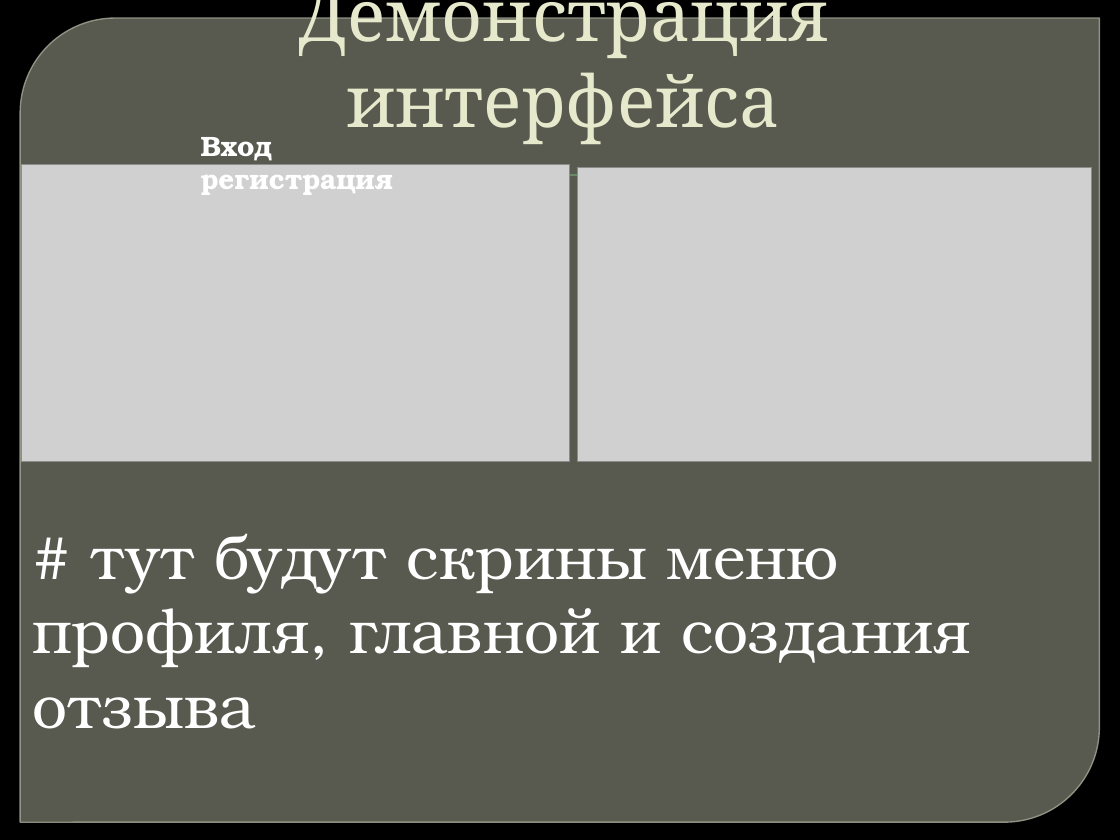
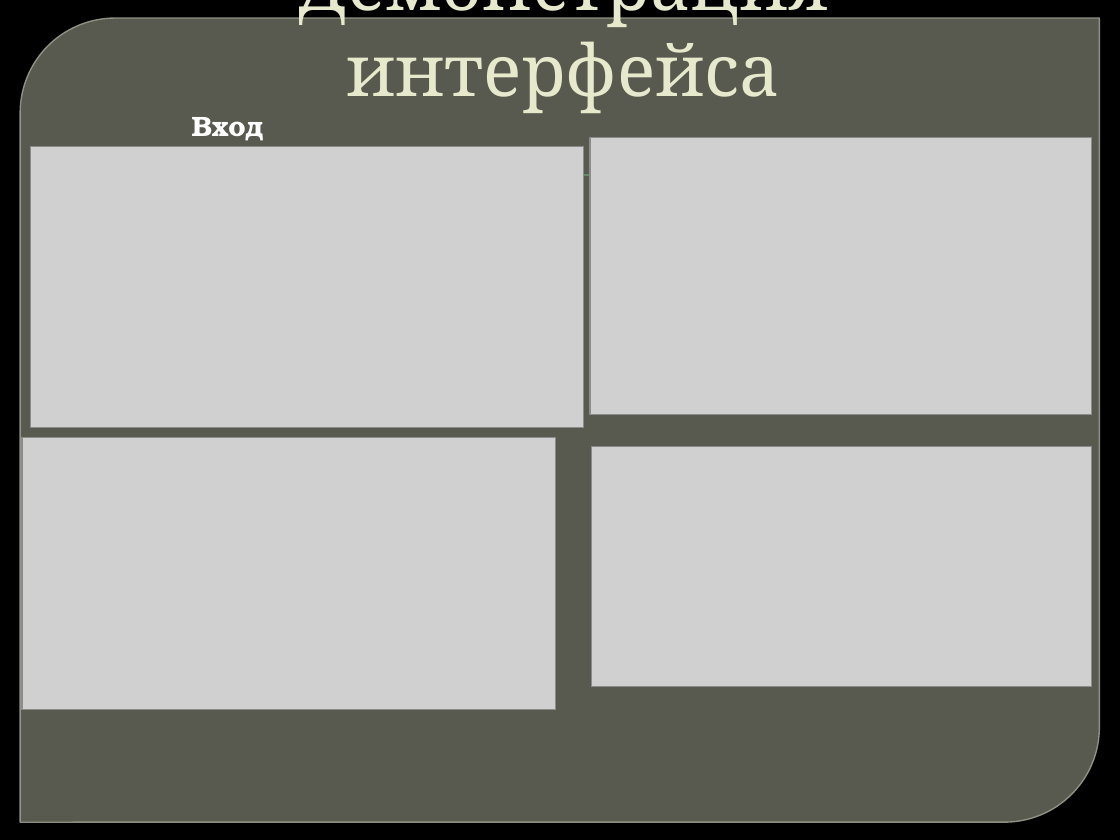
Before and after one commit to Hikypok/Flask-project, a slide deck: slide 10 of Презентация Flask-проект.pptx. Drawn at 1120x840 pixels with LibreOffice and Linux fonts; fonts in the diff are those of the drawing; grey boxes stand for pictures; background and template pictures are left out. Boxes give left, top, right and bottom in pixels: in the first picture for what was removed or moved away, otherwise in the second. Text is boxed around its words. In the diff, an @@ line names an element or a change of style, - is before the commit and + after.

```diff
--- a/Презентация Flask-проект.pptx
+++ b/Презентация Flask-проект.pptx
@@ title "Демонстрация интерфейса" rewrapped from bbox=[298, 0, 828, 144] to bbox=[298, 0, 828, 113] @@
@@ text "Вход регистрация" rewrapped from bbox=[201, 137, 393, 195] to bbox=[192, 117, 384, 147] @@
@@ picture: place and size @@
-picture at bbox=[22, 165, 570, 461]
+picture at bbox=[31, 147, 585, 428]
@@ picture: place and size @@
-picture at bbox=[578, 168, 1092, 461]
+picture at bbox=[590, 138, 1092, 414]
@@ picture added at bbox=[22, 438, 556, 710] @@
@@ picture added at bbox=[591, 447, 1092, 688] @@
@@ text removed at bbox=[32, 533, 971, 729] @@
-# тут будут скрины меню профиля, главной и создания отзыва
```
Also in this commit, not shown: 1 other slide changed, 1 slide added.
